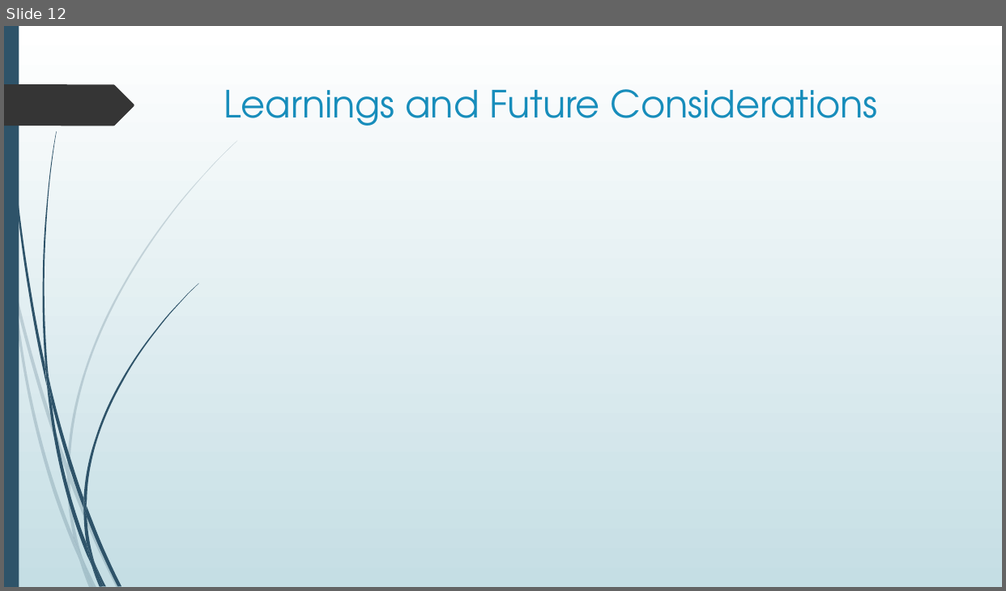
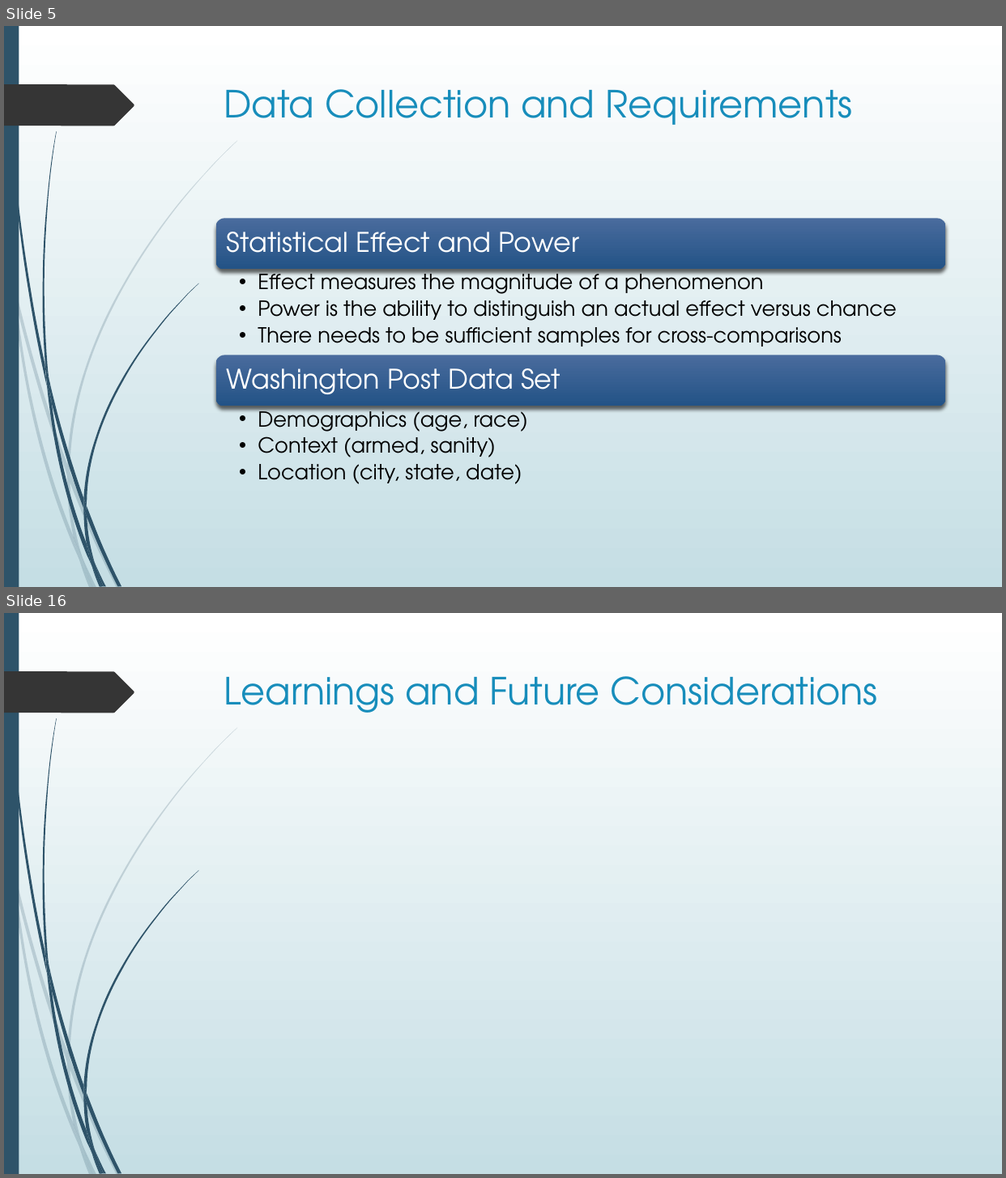
Before and after one commit to dr-natetorious/TIM-7101-Statistics, a slide deck: Section_3_Mgmt_Informed/Week8_Presentation/BachmeierNTIM7101-8.pptx. Shown one above the other, each under a label of ours: slide 12 before the commit, slides 5 and 16 after it; the slides between them are not shown. The pictures are 1006x591 and 1006x1178 pixels, drawn with LibreOffice and Linux fonts; fonts in the diff are those of the drawing. Boxes give left, top, right and bottom in pixels: in the first picture for what was removed or moved away, otherwise in the second. Text is boxed around its words. In the diff, an @@ line names an element or a change of style, - is before the commit and + after.

```diff
--- a/Section_3_Mgmt_Informed/Week8_Presentation/BachmeierNTIM7101-8.pptx
+++ b/Section_3_Mgmt_Informed/Week8_Presentation/BachmeierNTIM7101-8.pptx
@@ slide 5 added at box(4, 26, 1002, 587), background gradient #FFFFFF to #C5DEE5; not listed: 11 template elements that a slide beside it also shows @@
@@ rectangle added at box(4, 26, 1002, 587), fill gradient #FFFFFF to #C5DEE5 @@
@@ rectangle added at box(4, 26, 19, 587), fill #2E5369 @@
@@ freeform shape added at box(4, 84, 134, 126), fill #353535 @@
@@ title added at box(224, 89, 852, 125), 36 pt, text #178DBB @@
+Data Collection and Requirements
@@ group added at box(216, 219, 946, 484): 4 texts, 2 rounded rectangles @@
+Statistical Effect and Power
+  • Effect measures the magnitude of a phenomenon
+  • Power is the ability to distinguish an actual effect versus chance
+  • There needs to be sufficient samples for cross-comparisons
+Washington Post Data Set
+  • Demographics (age, race)
+  • Context (armed, sanity)
+  • Location (city, state, date)
@@ group added at box(4, 140, 237, 587): 10 freeform shapes @@
@@ group added at box(6, 26, 198, 587): 12 freeform shapes @@
@@ what was slide 12 is now slide 16 @@
```
Also in this commit, not shown: 1 slide changed, 15 other slides added, 10 slides removed.
